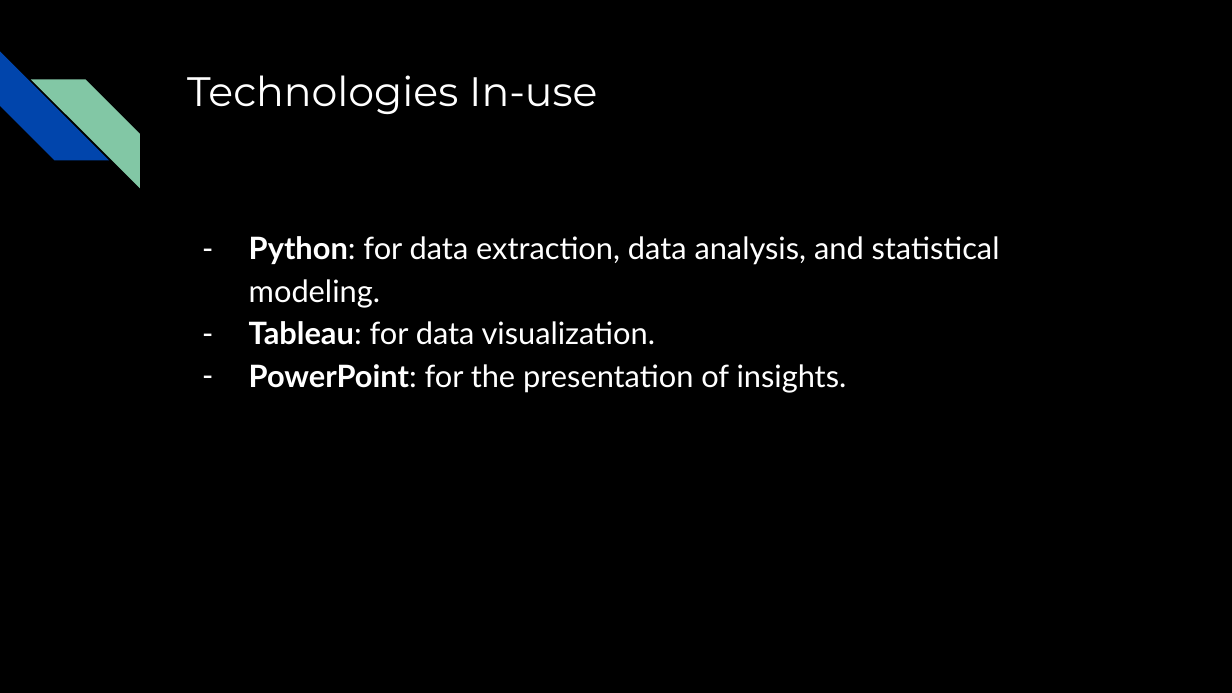
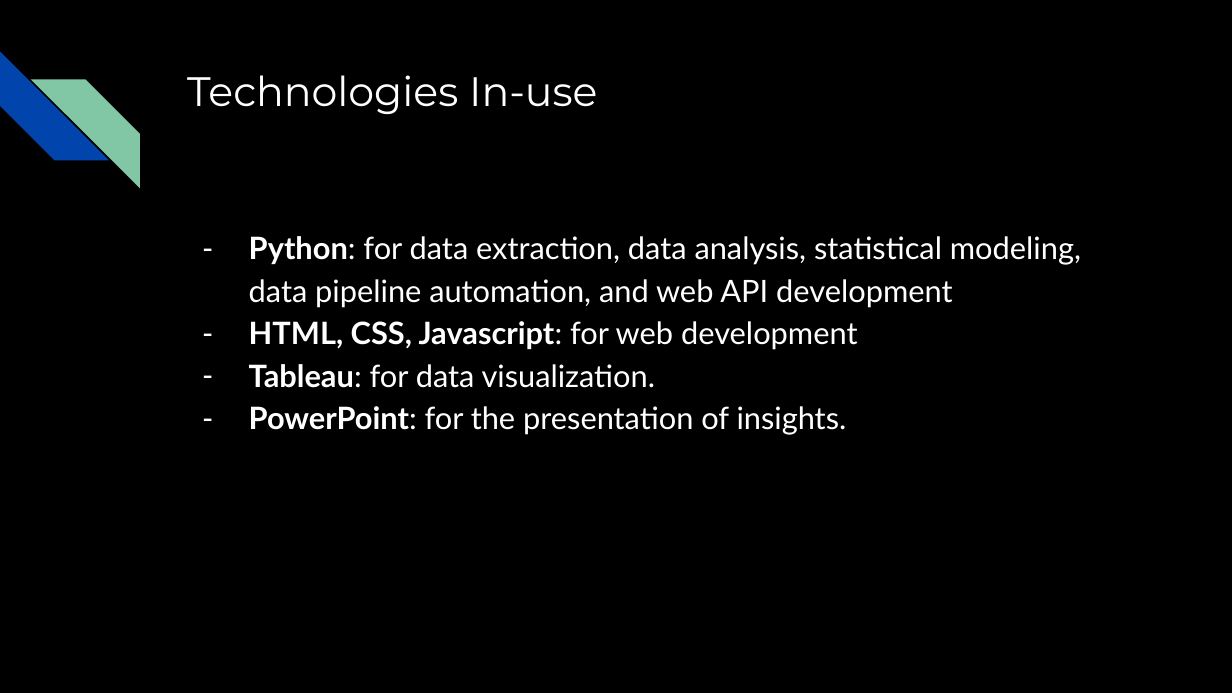
Before and after one commit to AGA-Datathon-2023/Dataminers, a slide deck: slide 5 of AGA Datathon 2023.pptx. Drawn at 1232x693 pixels with LibreOffice and Linux fonts; fonts in the diff are those of the drawing. Boxes give left, top, right and bottom in pixels: in the first picture for what was removed or moved away, otherwise in the second. Text is boxed around its words. In the diff, an @@ line names an element or a change of style, - is before the commit and + after.

```diff
--- a/AGA Datathon 2023.pptx
+++ b/AGA Datathon 2023.pptx
@@ text at [249, 236, 1081, 350]: text changed @@
-– Python: for data extraction, data analysis, and statistical modeling.
+– Python: for data extraction, data analysis, statistical modeling, data pipeline automation, and web API development
+– HTML, CSS, Javascript: for web development
```
Also in this commit, not shown: 7 other slides changed, 5 slides added, 2 slides removed.
